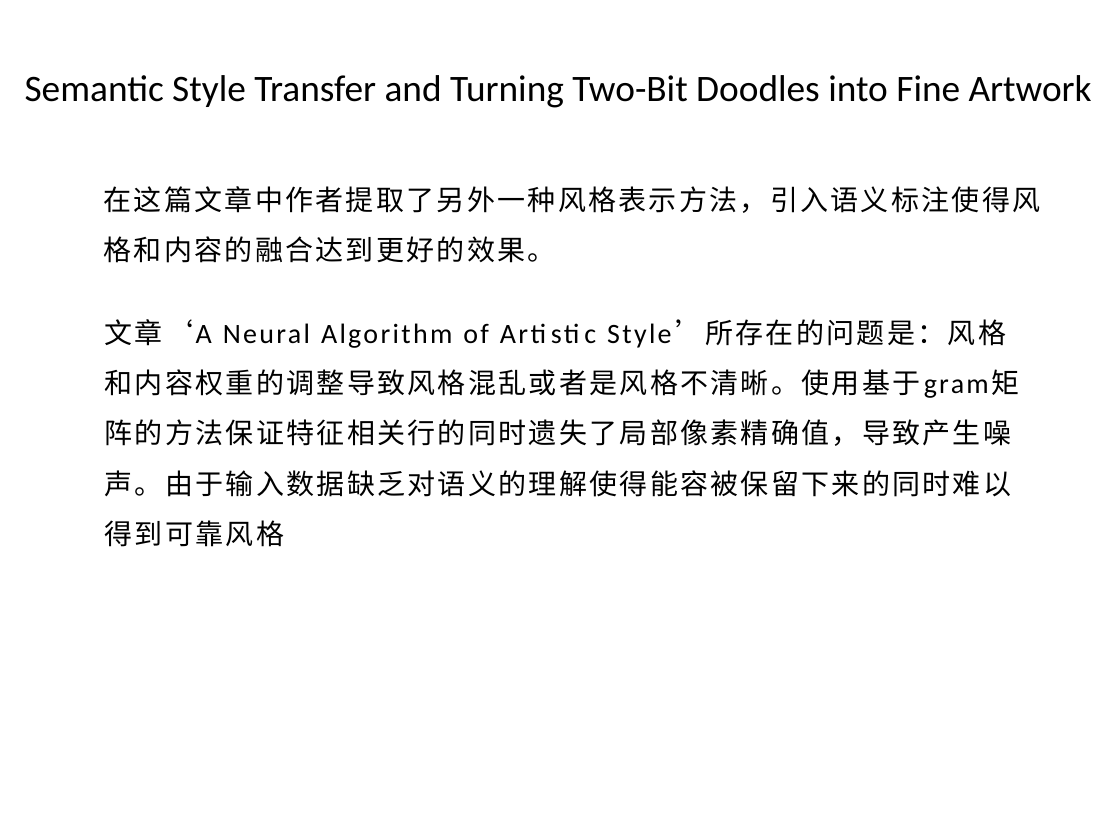
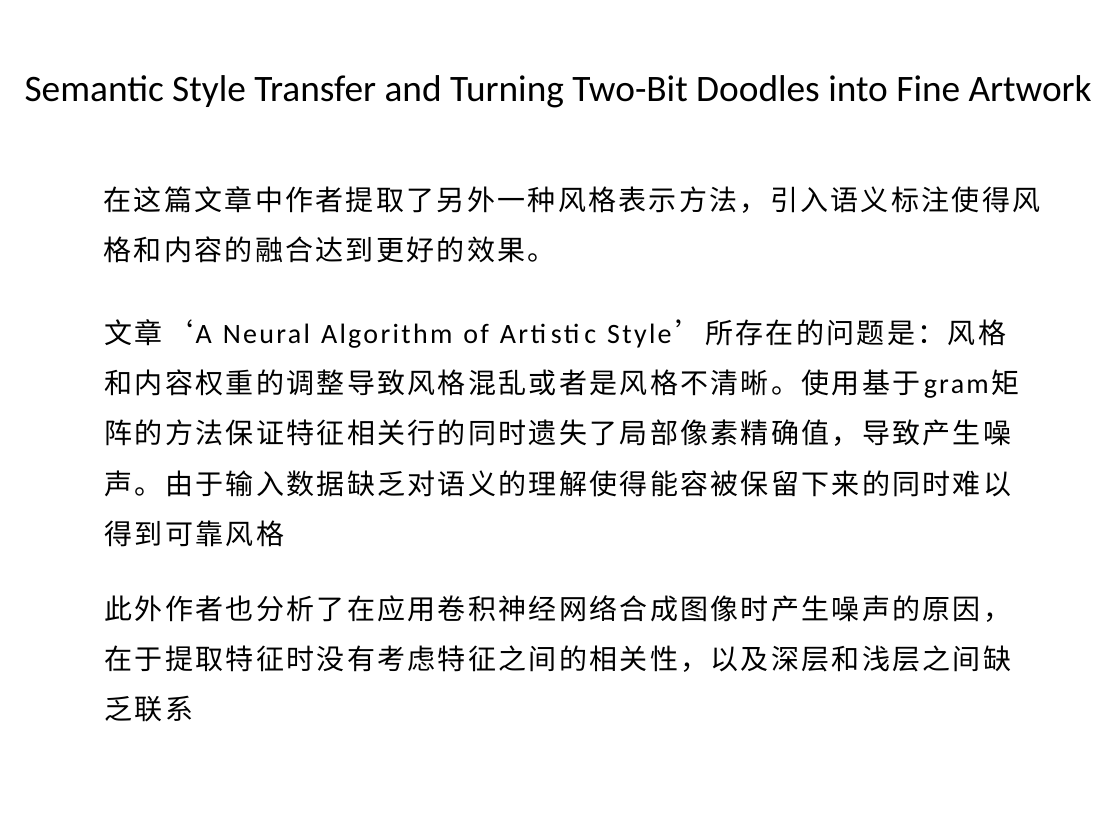
Before and after one commit to xionglong58/github, a slide deck: slide 9 of demo.pptx. Drawn at 1120x840 pixels with LibreOffice and Linux fonts; fonts in the diff are those of the drawing. Boxes give left, top, right and bottom in pixels: in the first picture for what was removed or moved away, otherwise in the second. Text is boxed around its words. In the diff, an @@ line names an element or a change of style, - is before the commit and + after.

```diff
--- a/demo.pptx
+++ b/demo.pptx
@@ text added at (105, 595, 1012, 722), 18 pt, text #000000 @@
+此外作者也分析了在应用卷积神经网络合成图像时产生噪声的原因，在于提取特征时没有考虑特征之间的相关性，以及深层和浅层之间缺乏联系
```
Also in this commit, not shown: 2 other slides changed, 4 slides added, 1 slide removed.
